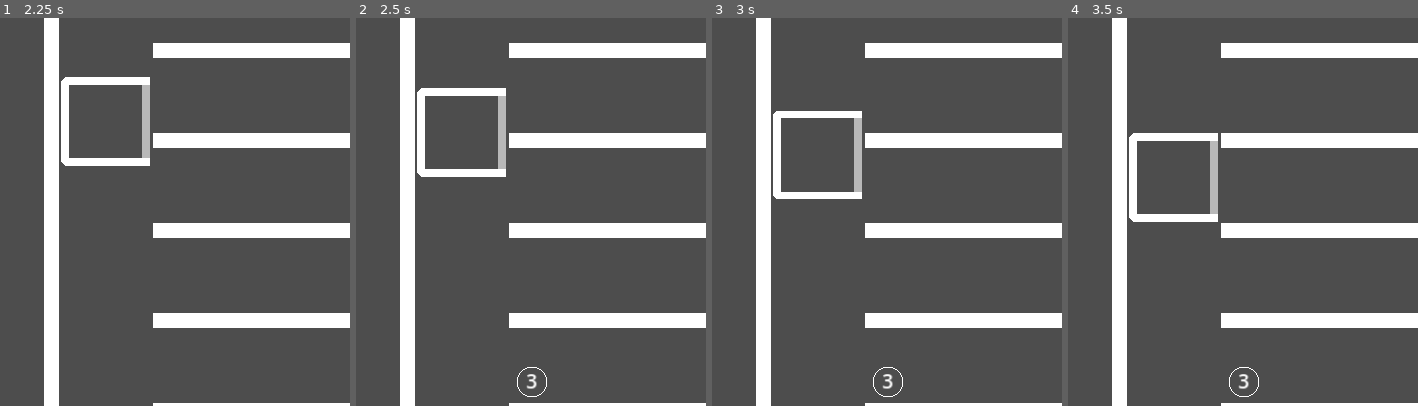
Above: before the commit, frames 1-4 (left to right).
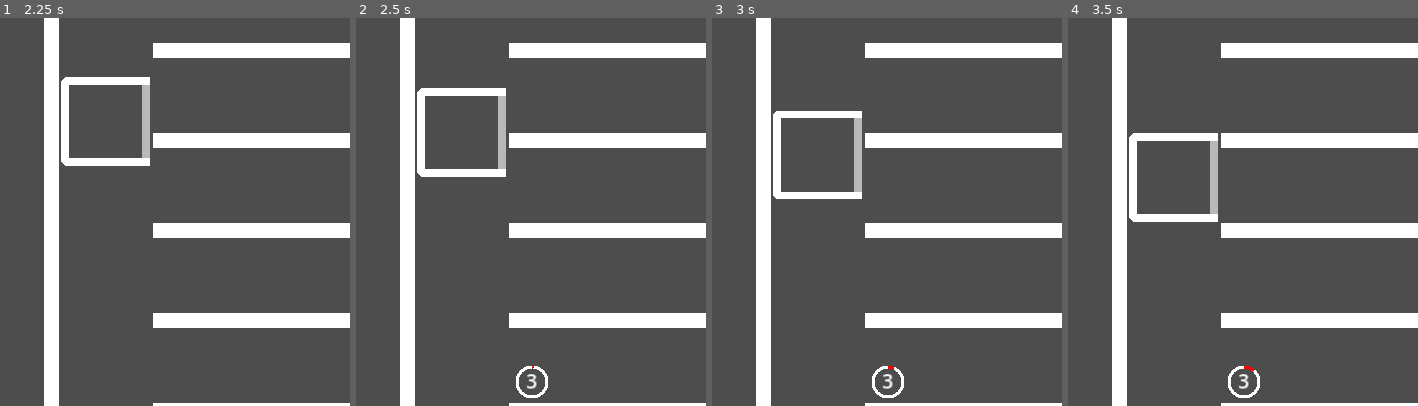
Above: after the commit, the same moments.

Repository: gilad905/elevator-boy
Game: Godot game, scene res://scenes/main.tscn
The game is run twice, just before and just after one commit, with the same random seed, the same clock (stepped at 60 frames per second) and the same inputs.
Inputs:
- Up to frame 1 (2.25 s): tap Enter at 0.5 s; hold Up (elevator_move_up) 0.53-1.28 s; tap Space (door_toggle) at 0.6, 1.25 s; hold Down (elevator_move_down) 1.28-2.03 s; tap A (time_scale_decrease) at 1.35 s; hold Up (elevator_move_up) from 2.03 s (still down); hold Q (time_scale_increase) from 2.03 s (still down)
- Up to frame 2 (2.5 s): keep holding Up (elevator_move_up); keep holding Q (time_scale_increase)
- Up to frame 3 (3 s): keep holding Up (elevator_move_up); release Q (time_scale_increase) at 2.78 s; tap Space (door_toggle) at 2.85 s
- Up to frame 4 (3.5 s): keep holding Up (elevator_move_up)
The pictures show only the part of the screen within x 11-60%, y 36-86%; the shares and areas given below are measured in that part.

Frame 1 is identical in both runs. In frame 2, 0.2% of the frame differs, in the area x 45-55%, y 89-98%; in frame 3, 0.2%; in frame 4, 0.2%.

Commit message:
person timeout arc

Diff:
--- a/scenes/main.tscn
+++ b/scenes/main.tscn
@@ -62,6 +62,7 @@
 
 [node name="Persons" type="Node" parent="."]
 script = ExtResource("3_ag5il")
+timeout_sec = 10
 
 [node name="PersonsTimer" type="Timer" parent="Persons"]
 wait_time = 6.0
--- a/scripts/person.gd
+++ b/scripts/person.gd
@@ -1,10 +1,30 @@
 extends Area2D
 
+signal timeout_reached(person: Area2D)
+
 var dest: int = -1
-var circle_center = Vector2(Global.person_radius, Global.person_radius)
+var radius = Global.person_radius
+var circle_center = Vector2(radius, radius)
+var zero_angle: float = PI * -0.5
+var full_angle: float = PI * 1.5
+var current_angle: float = 0
+
+func _ready() -> void:
+	init_timeout_tween()
+
+func init_timeout_tween() -> void:
+	var timeout_sec = get_node("/root/Main/Persons").timeout_sec
+	var tween = create_tween()
+	tween.tween_method(redraw_timeout, zero_angle, full_angle, timeout_sec)
+	tween.tween_callback(timeout_reached.emit.bind(self))
+
+func redraw_timeout(angle: float) -> void:
+	current_angle = angle
+	queue_redraw()
 
 func _draw() -> void:
-	draw_circle(circle_center, Global.person_radius, Color.WHITE, false)
+	draw_circle(circle_center, radius, Color.WHITE, false, 2)
+	draw_arc(circle_center, radius, PI * -0.5, current_angle, 64, Color.RED, 2)
 
 func set_dest(_dest: int) -> void:
 	dest = _dest
--- a/scripts/persons.gd
+++ b/scripts/persons.gd
@@ -1,4 +1,6 @@
 extends Node
+
+@export var timeout_sec: int
 
 var person_scene
 var floors
